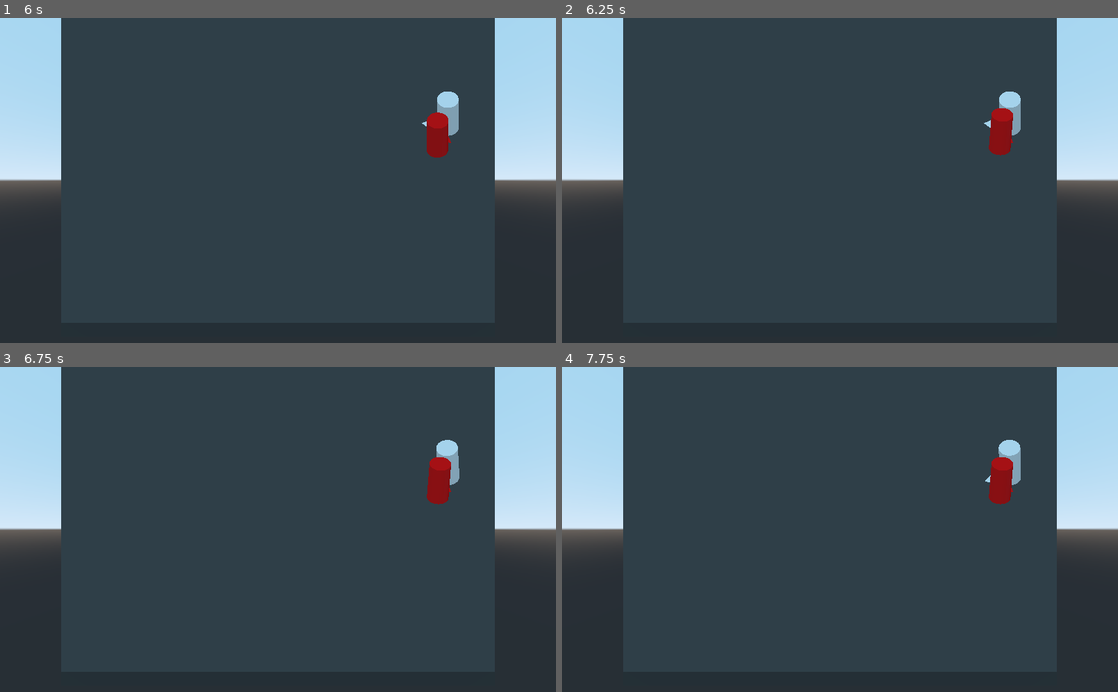
Above: before the commit, frames 1-4 (two rows, left to right).
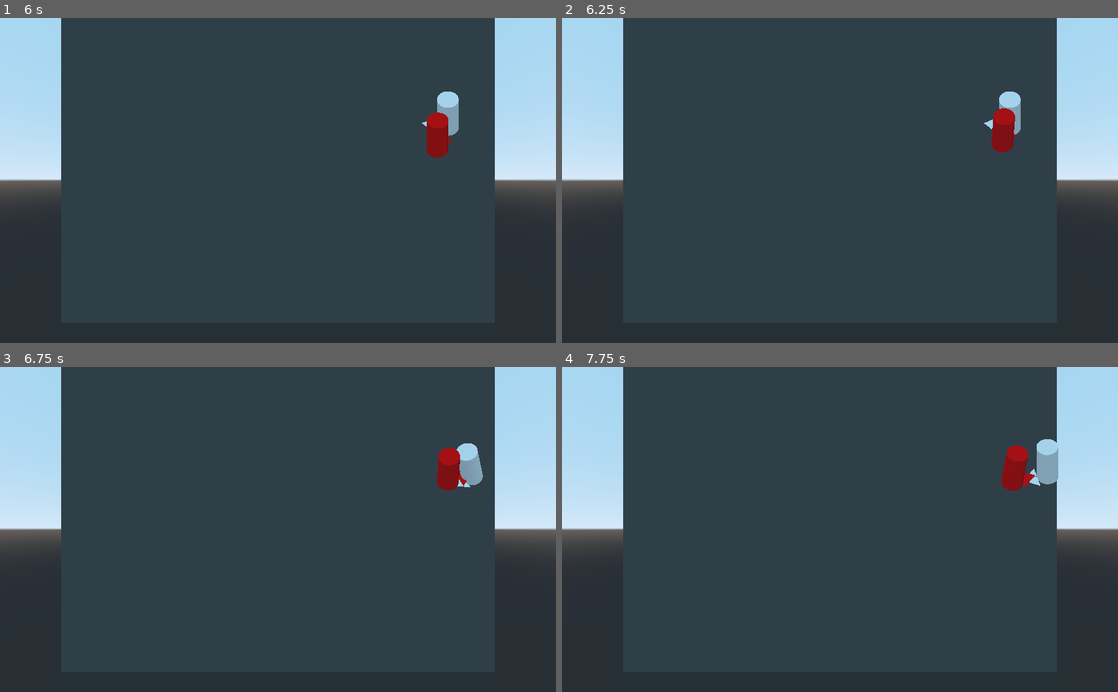
Above: after the commit, the same moments.

Repository: ciromdrs/BaseShooter
Game: Godot game, scene res://tests/Test0.tscn
Two runs of this game, one before a commit and one after it. Both use one fixed random seed, a clock stepped at 60 frames per second and the inputs below.
Inputs (mouse positions are in pixels of both pictures, inside the frame that each line leads up to):
- Up to frame 1 (6 s): tap Enter (reset) at 0.5 s; move the mouse to (400, 164) at 0.52 s; hold D (move_right) 0.53-1.28 s; hold Mouse wheel up (cam_zoom_in) 0.53-1.28 s; move the mouse to (166, 196) at 1.27 s; hold Down (move_down) 1.28-2.03 s; tap Mouse wheel down (cam_zoom_out) at 1.35, 5.85 s; move the mouse to (333, 109) at 2.02 s; hold D (move_right) 2.03-2.78 s; click (333, 109) at 2.1 s; move the mouse to (250, 245) at 2.77 s; hold W (move_up) 2.78-3.53 s; tap Mouse wheel up (cam_zoom_in) at 2.85 s; move the mouse to (444, 229) at 3.52 s; hold Mouse wheel down (cam_zoom_out) 3.53-4.28 s; hold A (move_left) 3.53-5.03 s; move the mouse to (111, 131) at 4.27 s; click (111, 131) at 4.35 s; move the mouse to (305, 180) at 5.02 s; hold Down (move_down) 5.03-5.78 s; hold Mouse wheel up (cam_zoom_in) 5.03-5.78 s; move the mouse to (194, 99) at 5.77 s; hold D (move_right) from 5.78 s (still down)
- Up to frame 2 (6.25 s): keep holding D (move_right)
- Up to frame 3 (6.75 s): move the mouse to (400, 513) at 6.52 s; release D (move_right) at 6.53 s; hold W (move_up) from 6.53 s (still down); click (400, 513) at 6.6 s
- Up to frame 4 (7.75 s): move the mouse to (728, 545) at 7.27 s; release W (move_up) at 7.28 s; hold D (move_right) from 7.28 s (still down); tap Mouse wheel up (cam_zoom_in) at 7.35 s

Frame 1 is identical in both runs. In frame 2, 0.2% of the frame differs, in the area x 76-82%, y 27-43%; in frame 3, 1.2%; in frame 4, 1.5%, in the area x 76-90%, y 22-43%.

Commit message:
Implement State's cooldown time

Diff:
--- a/scripts/AttackState.tscn
+++ b/scripts/AttackState.tscn
@@ -9,6 +9,7 @@
 script = ExtResource( 1 )
 animation = "attacking"
 freeze_time = 1.0
+cooldown_time = 2.0
 hit_start = 0.3
 hit_end = 0.4
 
--- a/scripts/State.gd
+++ b/scripts/State.gd
@@ -5,8 +5,8 @@
 var state_machine = null
 export var animation := ""
 export var freeze_time := 0.0
-var _cooldown_timer:= Timer.new()
-export var cooldown_time: float setget _set_cooldown_time, _get_cooldown_time
+export var cooldown_time: float
+var cooldown_time_left: float
 
 
 func _init() -> void:
@@ -31,12 +31,3 @@
 
 func physics_process(_delta: float) -> void:
 	pass
-
-
-func _set_cooldown_time(new) -> void:
-	cooldown_time = new
-	_cooldown_timer.start(new)
-
-
-func _get_cooldown_time() -> float:
-	return _cooldown_timer.time_left
--- a/scripts/StateMachine.gd
+++ b/scripts/StateMachine.gd
@@ -7,6 +7,7 @@
 # state and related variables
 export var initial_state := NodePath()
 onready var state: State setget _set_state
+var states := []
 onready var idle_state: State = $IdleState
 onready var move_state: State = $MoveState
 onready var attack_state: State = $AttackState
@@ -21,10 +22,13 @@
 	for child in get_children():
 		if child is State:
 			child.state_machine = self
+			states += [child]
 	_set_state(get_node(initial_state))
 
 
 func _process(delta: float) -> void:
+	for s in states:
+		s.cooldown_time_left -= delta
 	state.process(delta)
 
 
@@ -34,6 +38,8 @@
 
 func valid_transition(to_state: State) -> bool:
 	assert(to_state.get_parent() == self, "States have different parents")
+	if to_state.cooldown_time_left > 0:
+		return false
 	if _locked:
 		match state:
 			attack_state:
@@ -67,6 +73,7 @@
 	state = new_state
 	_locked = true
 	_set_freeze_time(state.freeze_time)
+	state.cooldown_time_left = state.cooldown_time
 	owner.get_node("Model").animation = state.animation
 	state.enter()
 
